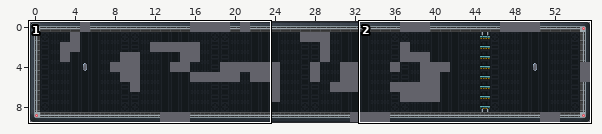
A Tiled map (JSON) gets an edit: core/assets/levels/level_3/level_0.tmj. Above: a wide view before the commit, with the close-up outlined.
Close-up. Old version:
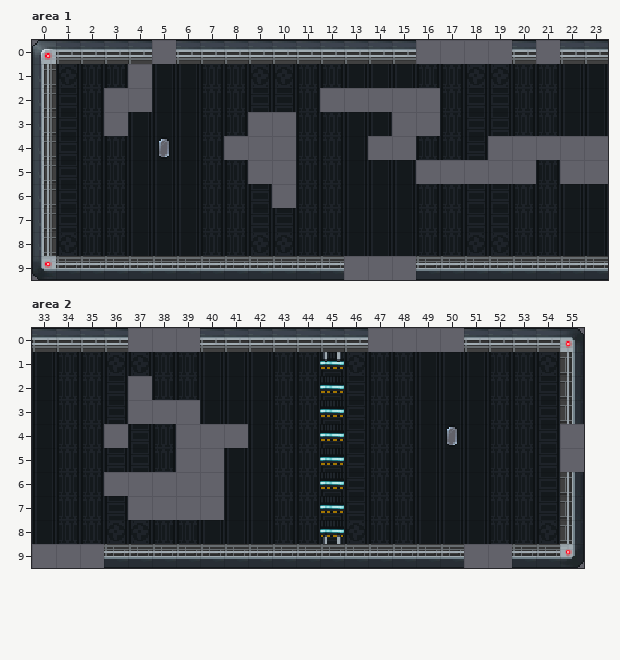
Cells are 16x16 px. Shown: area 1 x 0..23, y 0..9; area 2 x 33..55, y 0..9. The commit also changed other parts of the map, which this record leaves out.
Now the later version:
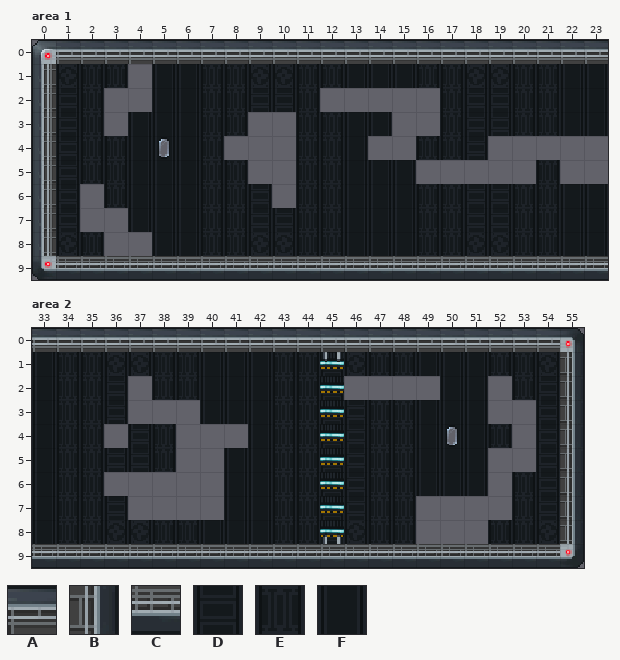
Key: from "space-tiles": A 6, B 23, C 38, D 80 "Background", E 81 "Background", F 82 "Background".
_ is an empty cell.
Tiles replaced or removed in this view: D, E, F.
What changed:
Changed rows in their new state; . is an unchanged cell.
Layer "Tile Layer 1", area 1:
first column x 2:
 6 _..
 7 __.
 8 .__
Layer "Tile Layer 2", area 1:
first column x 5:
 0 A..........AAAA.A
first column x 13:
 9 CCC
Layer "Tile Layer 1", area 2:
first column x 46:
 2 ____.._.
 3 ......__
 4 ......._
 5 ......__
 6 ......_.
 7 ...____.
 8 ...___..
Layer "Tile Layer 2", area 2:
first column x 37:
 0 AAA.......AAAA
first column x 55:
 4 B
 5 B
first column x 33:
 9 CCC...............CC
